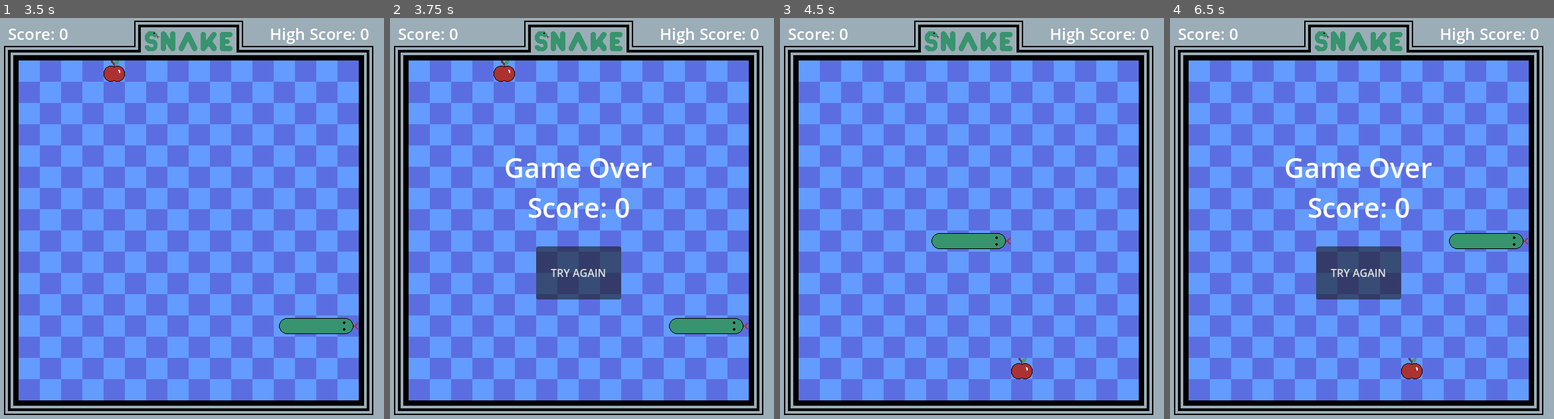
Above: before the commit, frames 1-4 (left to right).
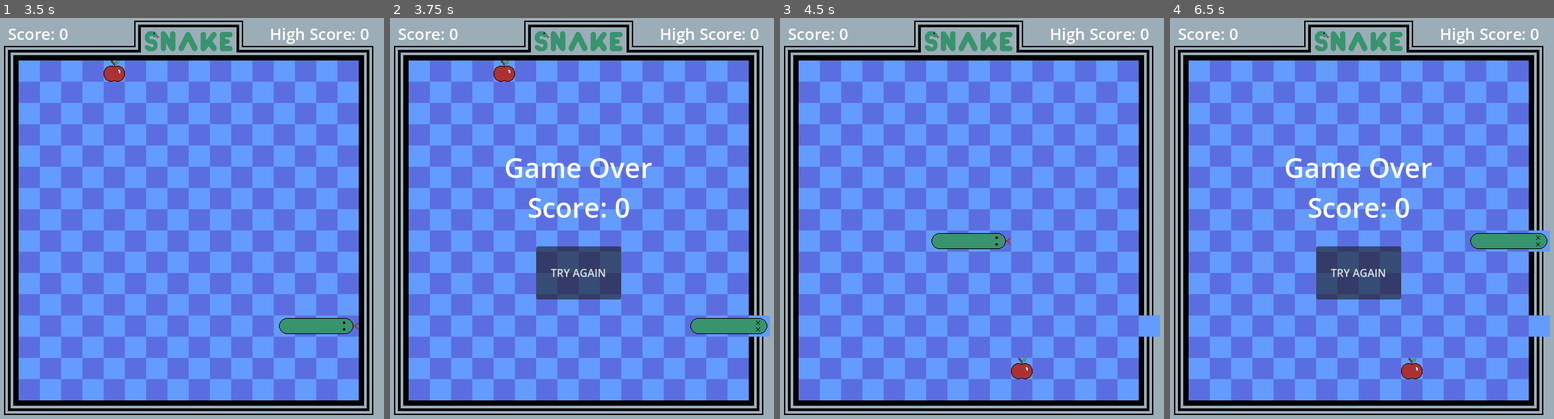
Above: after the commit, the same moments.

Repository: conor-wilson/snake
Game: Godot game, scene res://scenes/main.tscn
Two runs of this game, one before a commit and one after it. Both use one fixed random seed, a clock stepped at 60 frames per second and the inputs below.
Inputs:
- Up to frame 1 (3.5 s): click "START GAME" at 0.5 s; tap Enter at 1.25 s; hold Right (move_right) 1.28-2.03 s; hold Down (move_down) 2.03-2.78 s; hold Right (move_right) from 2.78 s (still down)
- Up to frame 2 (3.75 s): release Right (move_right) at 3.53 s; hold Up (move_up) from 3.53 s (still down)
- Up to frame 3 (4.5 s): release Up (move_up) at 4.25 s; click "TRY AGAIN" at 4.25 s
- Up to frame 4 (6.5 s): tap Space at 5 s; hold Left (move_left) from 5.03 s (still down)

Frame 1 is identical in both runs. In frame 2, 0.6% of the frame differs, in the area x 72-99%, y 74-80%; in frame 3, 0.3%; in frame 4, 0.9%, in the area x 72-99%, y 52-80%.

Commit message:
Updated snake to spawn dead head tile when it dies

Diff:
--- a/scenes/snake.gd
+++ b/scenes/snake.gd
@@ -1,6 +1,6 @@
 extends TileMap
 
-signal hit
+signal hit # TODO: rename this to "dead"?
 signal apple_eaten
 
 var snakeTiles    : Array[SnakeTile] # The array of the snake's tiles
@@ -92,18 +92,24 @@
 
 	# Case where the snake something that is not an apple
 	else:
+		move_tail()
+		move_head(newHeadCoord, true)
 		hit.emit()
 		return
 
 # TODO: descriptor
-func move_head(newHeadCoord : Vector2i):
+func move_head(newHeadCoord : Vector2i, dead : bool = false):
 
 	# Change the old head tile to be a body tile facing the new direction
 	snakeTiles[0].set_atlas_coords("body")
 	snakeTiles[0].set_direction(direction, snakeTiles[0].get_back_dir())
 
 	# Add the new head tile
-	var newHeadTile = SnakeTile.new("head", newHeadCoord, direction, direction.rotated(PI))
+	var newHeadTile : SnakeTile
+	if !dead:
+		newHeadTile = SnakeTile.new("head", newHeadCoord, direction, direction.rotated(PI))
+	else:
+		newHeadTile = SnakeTile.new("dead_head", newHeadCoord, direction, direction.rotated(PI))
 	snakeTiles.push_front(newHeadTile)
 
 	# Render the updated cells
--- a/scenes/snake_tile.gd
+++ b/scenes/snake_tile.gd
@@ -10,11 +10,12 @@
 
 
 # The atlas coordinates of each snake tile type
-const HEAD_ATLAS     = Vector2i(3,0)
-const STRAIGHT_ATLAS = Vector2i(4,0)
-const CORNER_ATLAS   = Vector2i(5,0)
-const TAIL_ATLAS     = Vector2i(5,1)
-const APPLE_ATLAS    = Vector2i(2,1)
+const HEAD_ATLAS      = Vector2i(3,0)
+const STRAIGHT_ATLAS  = Vector2i(4,0)
+const CORNER_ATLAS    = Vector2i(5,0)
+const TAIL_ATLAS      = Vector2i(5,1)
+const DEAD_HEAD_ATLAS = Vector2i(3,1)
+const APPLE_ATLAS     = Vector2i(2,1)
 
 # Called when the node enters the scene tree for the first time.
 func _init(type:String, coords:Vector2i, front_dir:Vector2, back_dir:Vector2):
@@ -30,6 +31,8 @@
 	match type:
 		"head":
 			self.atlas_coords = HEAD_ATLAS
+		"dead_head":
+			self.atlas_coords = DEAD_HEAD_ATLAS
 		"body":
 			self.atlas_coords = STRAIGHT_ATLAS # TODO: Set the corner tile
 		"tail":
